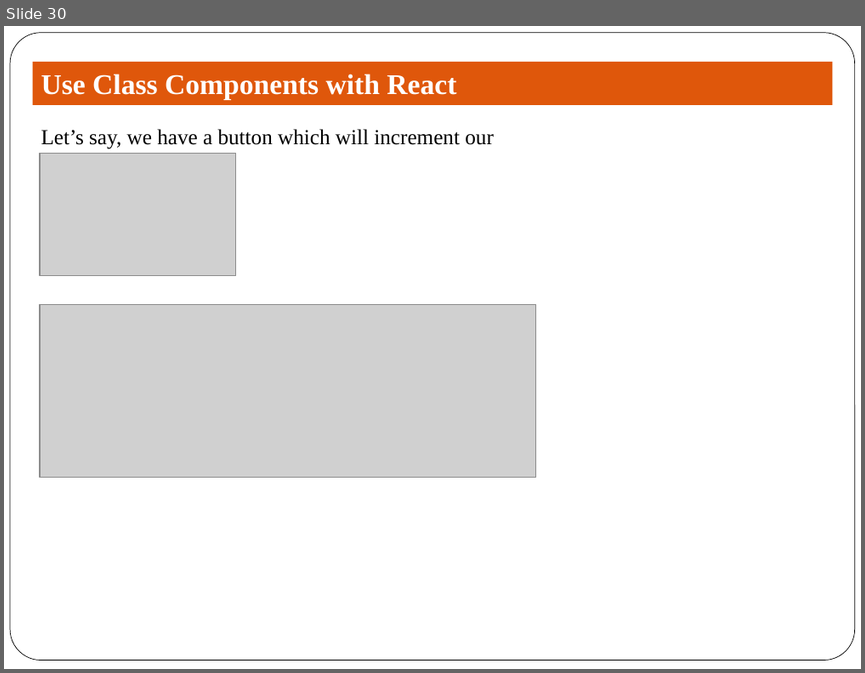
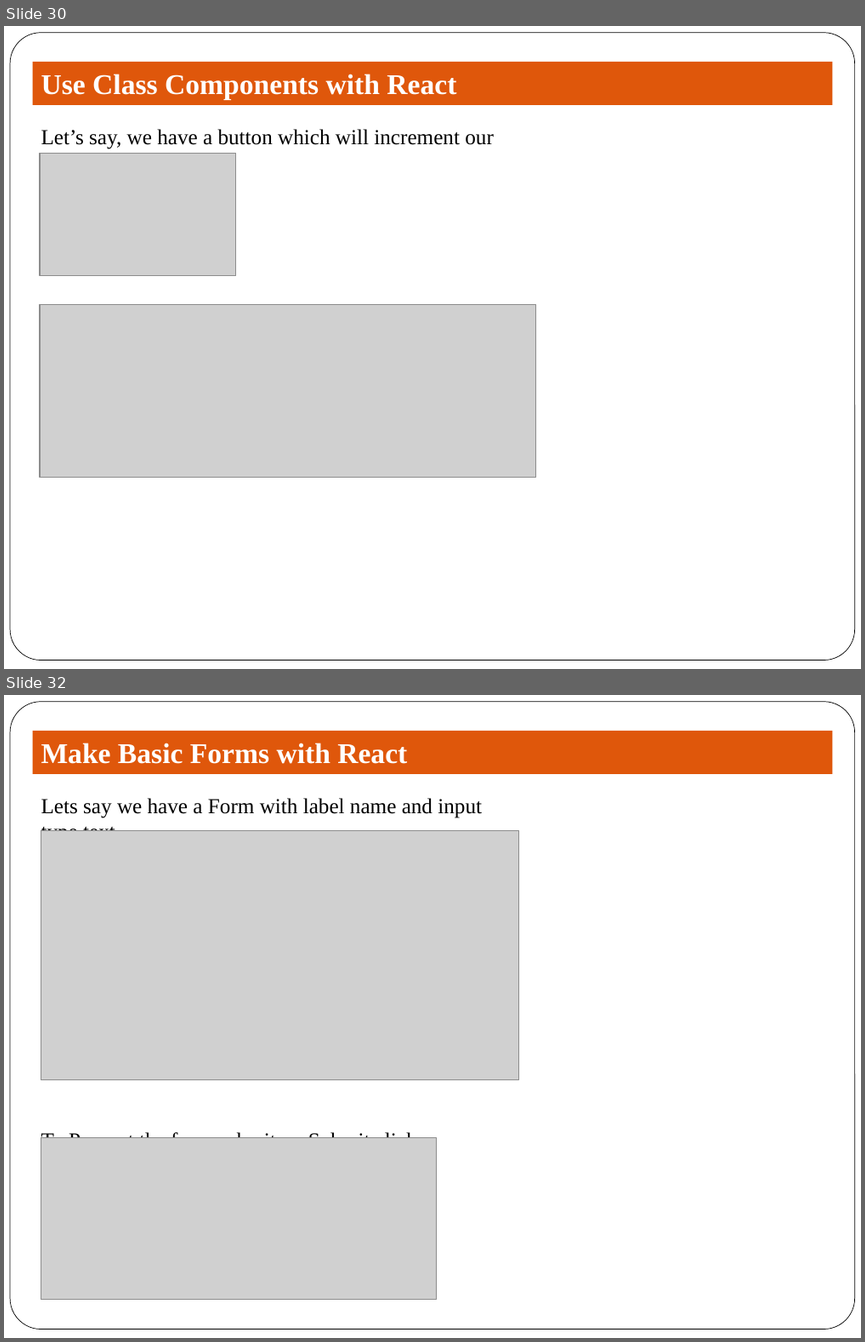
Before and after one commit to prateek3189/mercury-react, a slide deck: The Beginners Guide to ReactJS.pptx. Shown one above the other, each under a label of ours: slide 30 before the commit, slides 30 and 32 after it; the slides between them are not shown. The pictures are 865x673 and 865x1342 pixels, drawn with LibreOffice and Linux fonts; fonts in the diff are those of the drawing; grey boxes stand for pictures. Boxes give left, top, right and bottom in pixels: in the first picture for what was removed or moved away, otherwise in the second. Text is boxed around its words. In the diff, an @@ line names an element or a change of style, - is before the commit and + after.

Commit message:
mercury-react done

```diff
--- a/The Beginners Guide to ReactJS.pptx
+++ b/The Beginners Guide to ReactJS.pptx
@@ slide 32 added at [4, 695, 861, 1338], background #FFFFFF; not listed: 1 template element that a slide beside it also shows @@
@@ rectangle added at [32, 731, 832, 774], fill #DF570B, 24 pt, text #FFFFFF, bold @@
+Make Basic Forms with React
@@ text added at [41, 798, 482, 1138], 18 pt, text #000000 @@
+Lets say we have a Form with label name and input type text
+To Prevent the form submit on Submit click
@@ picture added at [41, 830, 518, 1080] @@
@@ picture added at [41, 1138, 436, 1300] @@
```
Also in this commit, not shown: 7 other slides added, 2 other files.
